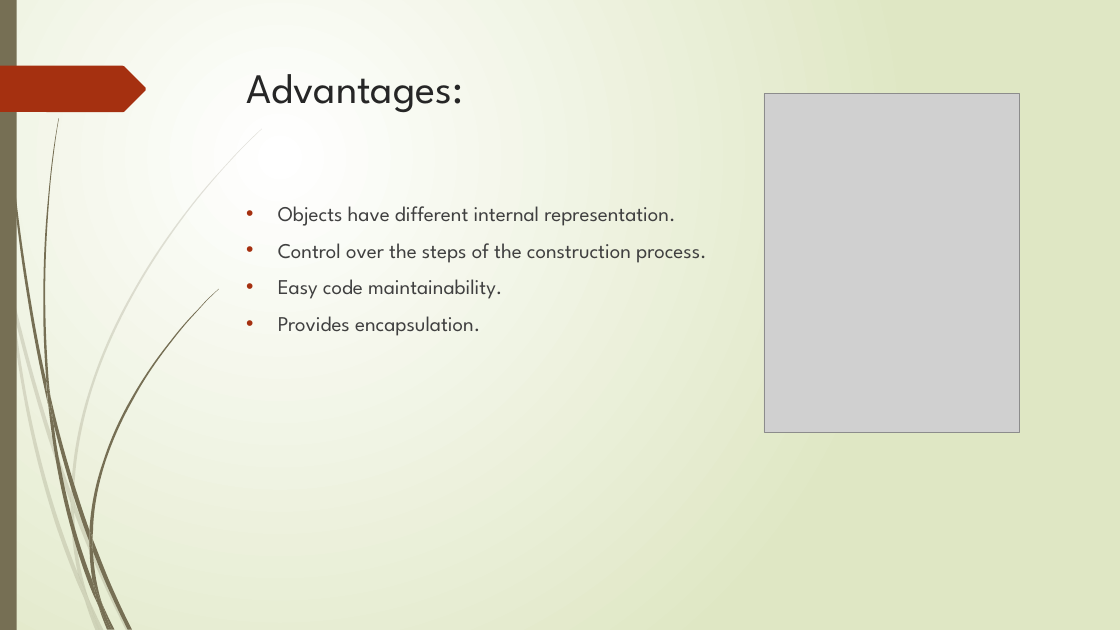
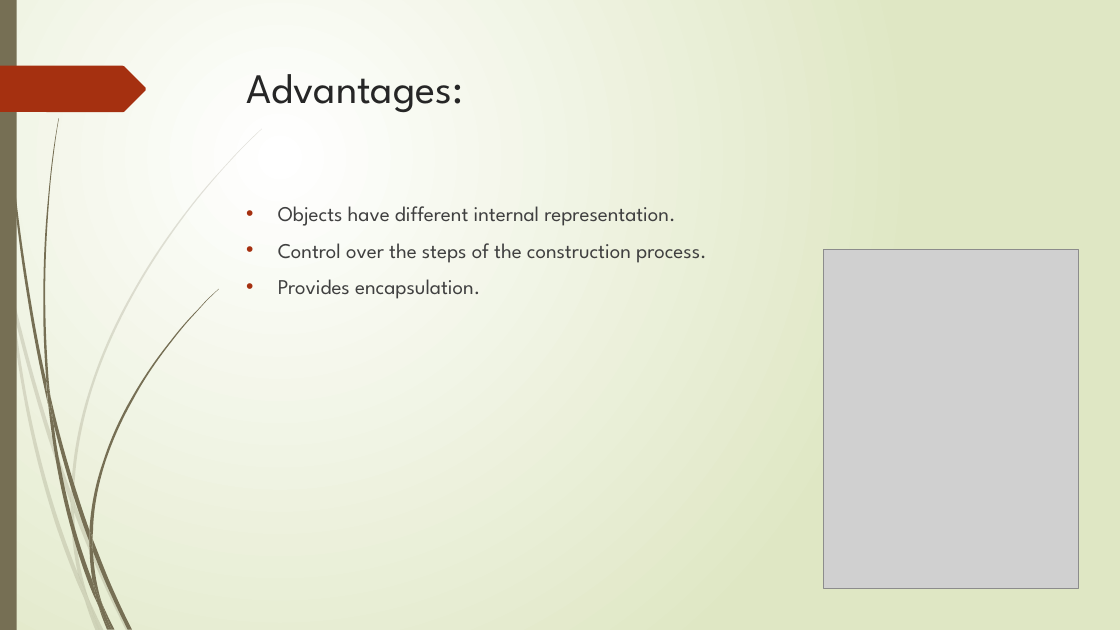
Before and after one commit to MonicaStefania/DPR, a slide deck: slide 6 of Builder/HouseBuilder/BuilderPattern.pptx (slide 4 before the commit). Drawn at 1120x630 pixels with LibreOffice and Linux fonts; fonts in the diff are those of the drawing; grey boxes stand for pictures. Boxes give left, top, right and bottom in pixels: in the first picture for what was removed or moved away, otherwise in the second. Text is boxed around its words. In the diff, an @@ line names an element or a change of style, - is before the commit and + after.

```diff
--- a/Builder/HouseBuilder/BuilderPattern.pptx
+++ b/Builder/HouseBuilder/BuilderPattern.pptx
@@ picture: place and size @@
-picture at <box>765,94,1020,433</box>
+picture at <box>823,250,1079,588</box>
@@ text at <box>278,279,502,299</box>: paragraph removed @@
-• Easy code maintainability.
```
Also in this commit, not shown: 3 other slides changed, 4 slides added, 6 other files.
